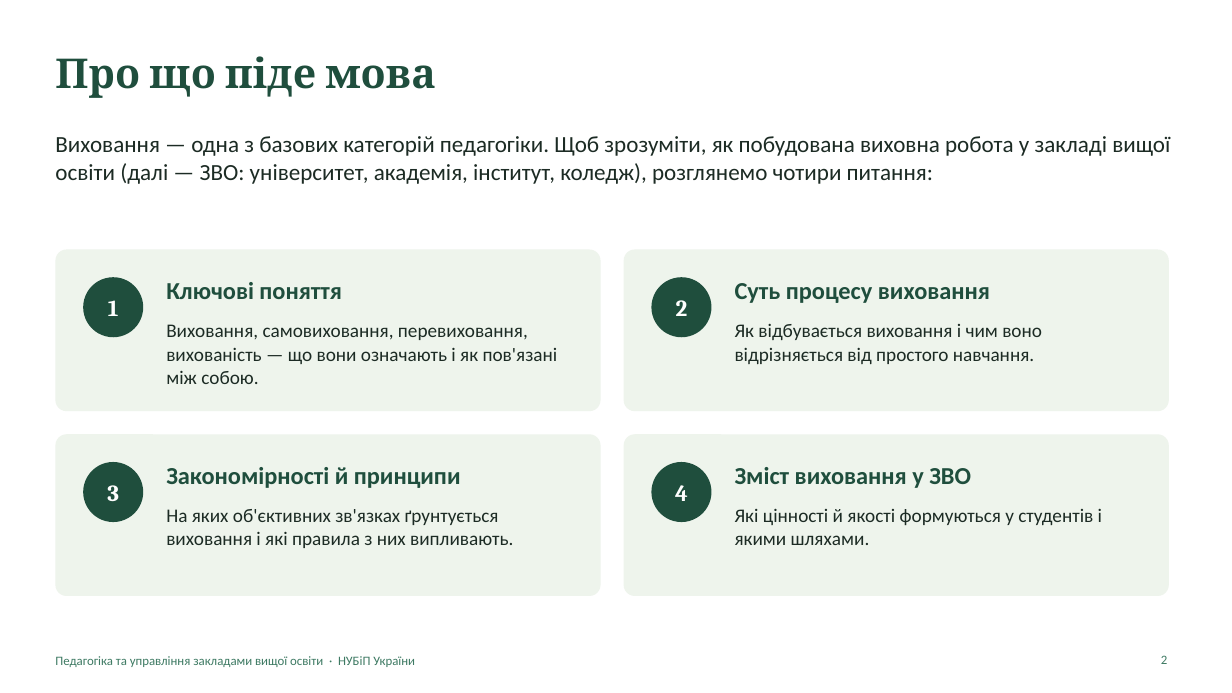
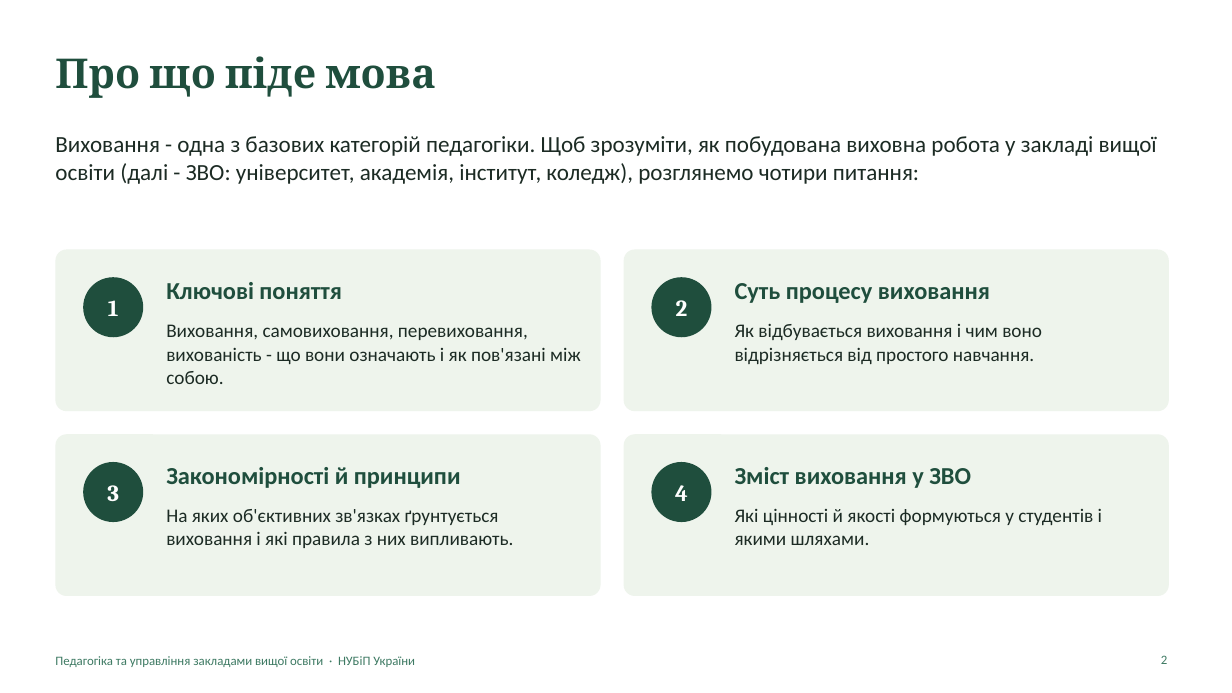
Before and after one commit to mzachepylo-png/kafedra, a slide deck: slide 2 of tmp/Vykhovannia_prezentatsiia.pptx. Drawn at 1232x693 pixels with LibreOffice and Linux fonts; fonts in the diff are those of the drawing. Boxes give left, top, right and bottom in pixels: in the first picture for what was removed or moved away, otherwise in the second. Text is boxed around its words. In the diff, an @@ line names an element or a change of style, - is before the commit and + after.

```diff
--- a/tmp/Vykhovannia_prezentatsiia.pptx
+++ b/tmp/Vykhovannia_prezentatsiia.pptx
@@ text at box(55, 136, 1157, 184): text changed @@
-Виховання — одна з базових категорій педагогіки. Щоб зрозуміти, як побудована виховна робота у закладі вищої освіти (далі — ЗВО: університет, академія, інститут, коледж), розглянемо чотири питання:
+Виховання - одна з базових категорій педагогіки. Щоб зрозуміти, як побудована виховна робота у закладі вищої освіти (далі - ЗВО: університет, академія, інститут, коледж), розглянемо чотири питання:
@@ text at box(166, 324, 581, 384): text changed @@
-Виховання, самовиховання, перевиховання, вихованість — що вони означають і як пов'язані між собою.
+Виховання, самовиховання, перевиховання, вихованість - що вони означають і як пов'язані між собою.
```
Also in this commit, not shown: 11 other slides changed, 1 other file.
